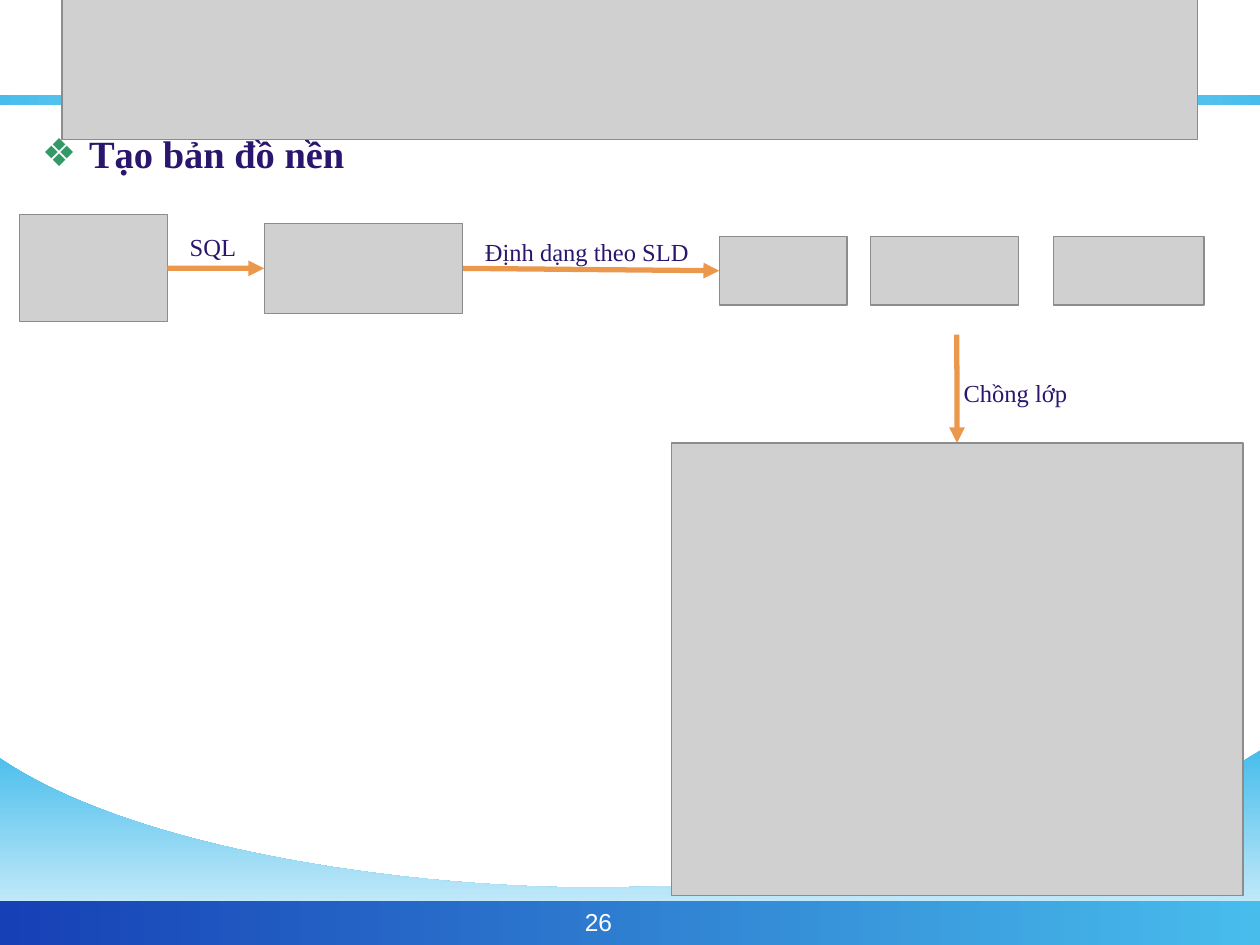
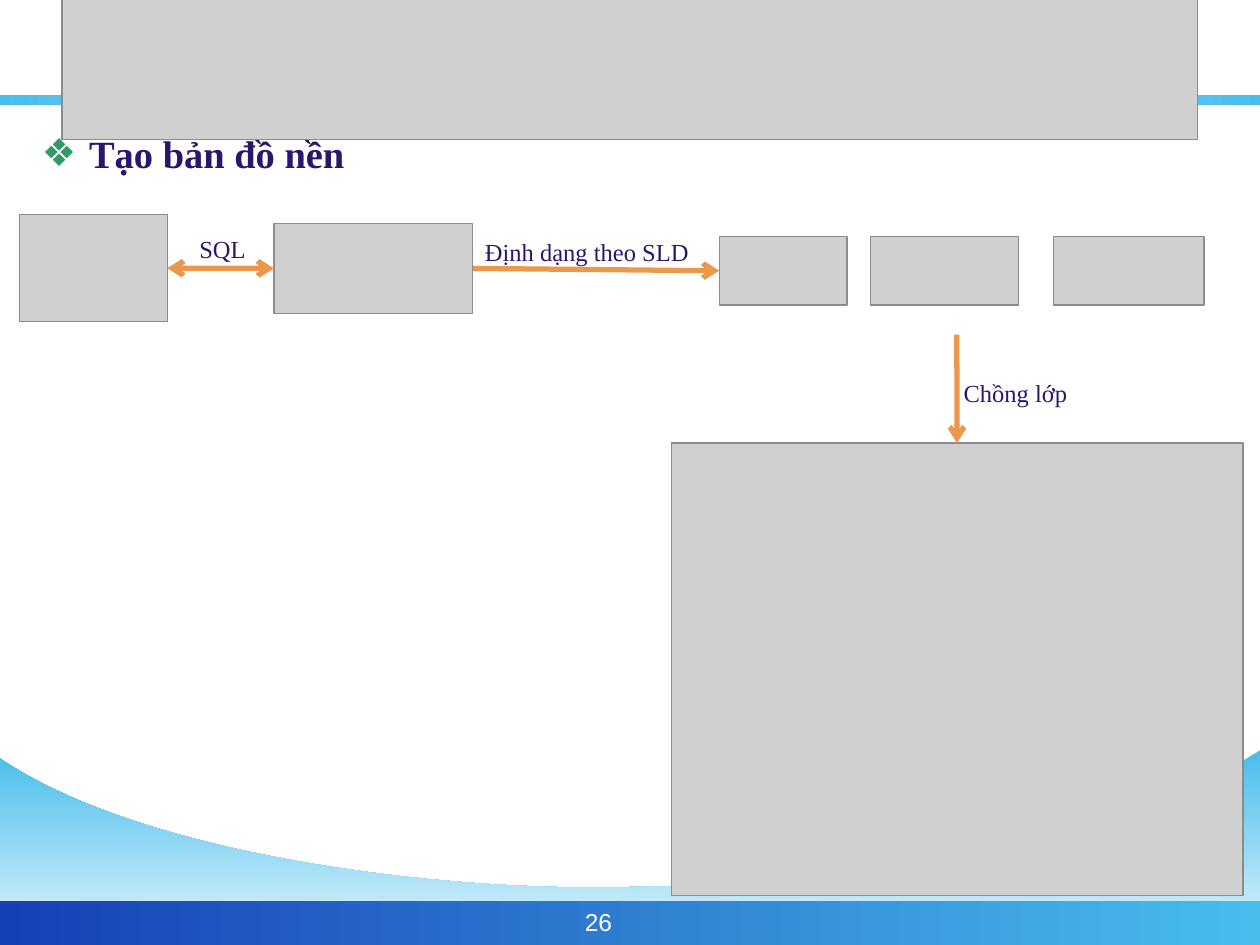
Before and after one commit to phamngsinh/cantho-webgis, a slide deck: slide 26 of Document/Bao Cao/BaoCaoLuanVan3.ppt. Drawn at 1260x945 pixels with LibreOffice and Linux fonts; fonts in the diff are those of the drawing; grey boxes stand for pictures; background and template pictures are left out. Boxes give left, top, right and bottom in pixels: in the first picture for what was removed or moved away, otherwise in the second. Text is boxed around its words. In the diff, an @@ line names an element or a change of style, - is before the commit and + after.

```diff
--- a/Document/Bao Cao/BaoCaoLuanVan3.ppt
+++ b/Document/Bao Cao/BaoCaoLuanVan3.ppt
@@ text "SQL": place and size @@
-text "SQL" at (190,239,236,260)
+text "SQL" at (199,241,245,262)
@@ picture: place and size @@
-picture at (265,223,464,312)
+picture at (273,223,472,312)
@@ arrow moved from (168, 268) - (265, 268) to (168, 268) - (273, 268) @@
@@ arrow (168, 268) - (273, 268): arrow to double arrow @@
@@ arrow moved from (462, 268) - (719, 271) to (472, 268) - (719, 271) @@
@@ arrow (472, 268) - (719, 271): arrowheads changed @@
```
Also in this commit, not shown: 3 other slides changed.
